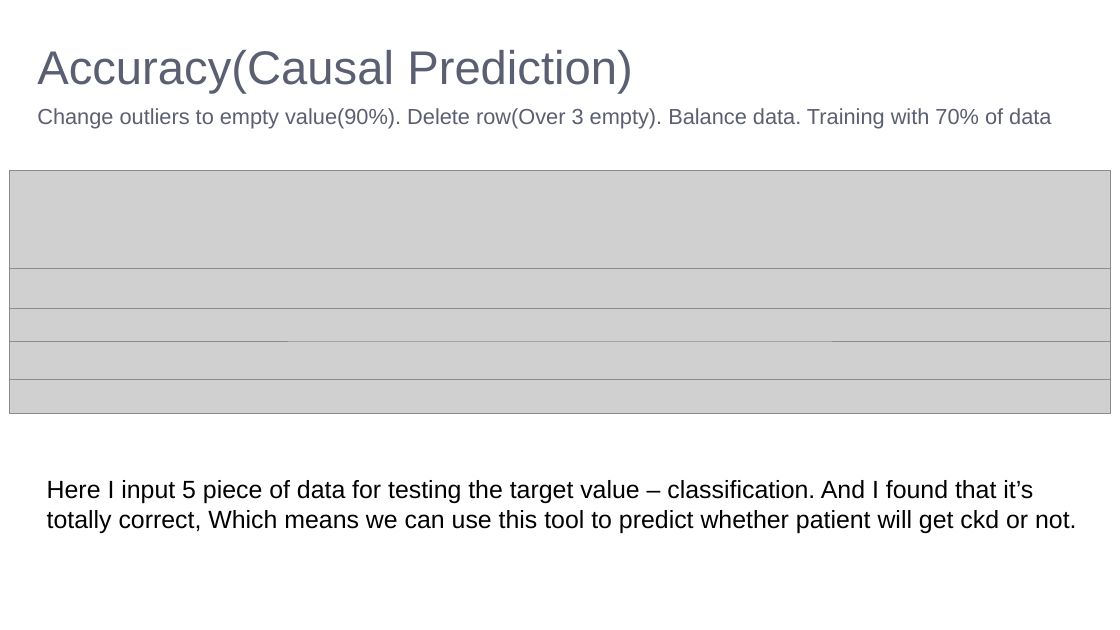
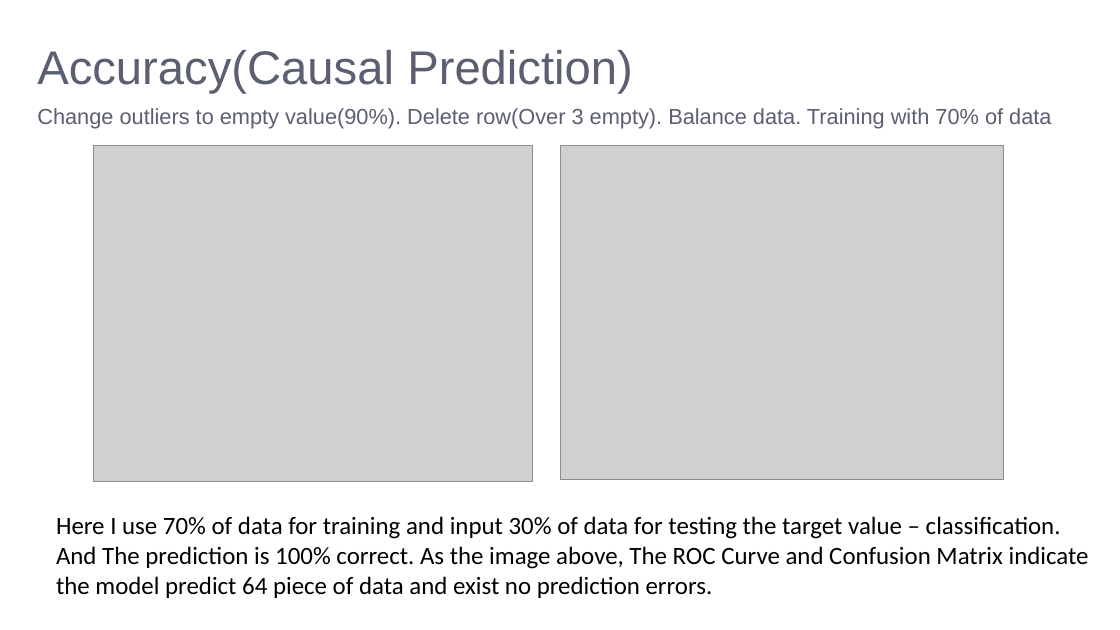
Before and after one commit to LeeMoofon0222/Vizuro_Intern, a slide deck: slide 14 of ckd_process/kidney_disease_ppt.pptx. Drawn at 1120x630 pixels with LibreOffice and Linux fonts; fonts in the diff are those of the drawing; grey boxes stand for pictures; background and template pictures are left out. Boxes give left, top, right and bottom in pixels: in the first picture for what was removed or moved away, otherwise in the second. Text is boxed around its words. In the diff, an @@ line names an element or a change of style, - is before the commit and + after.

```diff
--- a/ckd_process/kidney_disease_ppt.pptx
+++ b/ckd_process/kidney_disease_ppt.pptx
@@ picture added at <box>94,146,532,482</box> @@
@@ picture added at <box>560,146,1004,479</box> @@
@@ picture removed at <box>10,170,1111,268</box> @@
@@ picture removed at <box>10,266,1111,308</box> @@
@@ picture removed at <box>10,307,1111,341</box> @@
@@ picture removed at <box>10,340,1111,379</box> @@
@@ picture removed at <box>10,379,1111,413</box> @@
@@ text at <box>56,516,1089,598</box>: text changed; font Arial to Calibri @@
-Here I input 5 piece of data for testing the target value – classification. And I found that it’s totally correct, Which means we can use this tool to predict whether patient will get ckd or not.
+Here I use 70% of data for training and input 30% of data for testing the target value – classification. And The prediction is 100% correct. As the image above, The ROC Curve and Confusion Matrix indicate the model predict 64 piece of data and exist no prediction errors.
```
Also in this commit, not shown: 1 other slide changed, 1 slide added, 1 slide removed, 22 other files.
